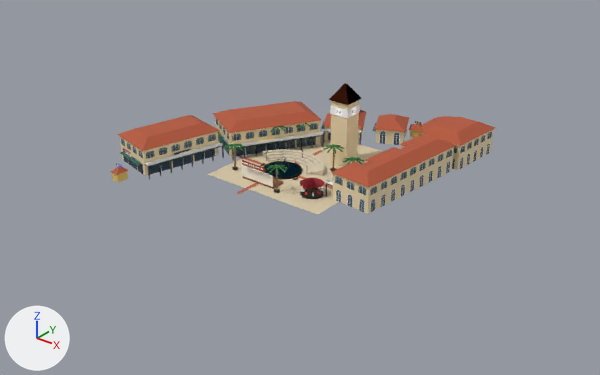
The glTF model game/models/hero/paseoherencia.glb, before and after one commit.
Camera for both pictures: a 50 mm lens placed at (138.9, -200.3, 106.3), pointed at (-1.2, -25.2, -2.2). Lighting does not change. The marker at lower left points along +X, +Y and +Z. The older version comes first. Objects named as collision shapes, trigger or cutter boxes, shadow casters or lower levels of detail are left out. Vertices at exactly the same position are counted once.

In view in the first picture: 'paseoherencia_lod0'.
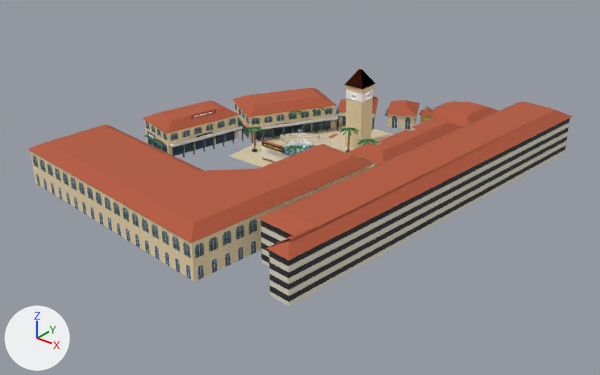
The change, as a list of edits to the scene's bpy script:
```text
Change mat_water:
    add mat_water.emission_strength = 1.0
Change mat_jet:
    add mat_jet.emission_strength = 1.0
Change me_paseoherencia_lod0:
    used by ob_paseoherencia_lod0; location = (-10.9, -13.1, 13.0); scale = (47.1, 47.1, 47.1)
    remove me_paseoherencia_lod0.from_pydata(...)  # 3221 vertices, 4377 faces; spans x -0.95..0.95, y -1.0..1.0, z -0.28..0.28
    add me_paseoherencia_lod0.from_pydata(...)  # 3856 vertices, 5118 faces; spans x -0.86..0.86, y -1.0..1.0, z -0.19..0.19
    me_paseoherencia_lod0 part 1: the loose piece of 50 vertices spanning x -0.93..-0.42, y -0.83..-0.2, z -0.28..-0.1 is scaled about its middle by 0.706, then moved by (0.04, 0.45, 0.05)
    me_paseoherencia_lod0 part 2: the loose piece of 50 vertices spanning x -0.71..-0.01, y -0.29..0.48, z -0.28..-0.1 is scaled about its middle by 0.706, then moved by (-0.06, 0.27, 0.05)
    me_paseoherencia_lod0 part 3: the loose piece of 12 vertices spanning x -0.19..0.14, y 0.38..0.77, z -0.28..-0.17 is scaled about its middle by 0.706, then moved by (-0.16, 0.13, 0.07)
    me_paseoherencia_lod0 part 4: the loose piece of 8 vertices spanning x 0.12..0.41, y 0.55..0.87, z -0.28..-0.17 is scaled about its middle by 0.706, then moved by (-0.24, 0.08, 0.07)
    me_paseoherencia_lod0 part 5: the loose piece of 18 vertices spanning x 0.55..0.94, y 0.51..0.92, z -0.28..-0.1 is scaled about its middle by 0.706, then moved by (-0.38, 0.08, 0.05)
    me_paseoherencia_lod0 part 6: the loose piece of 112 vertices spanning x 0.46..0.88, y -0.36..0.5, z -0.28..-0.1 is scaled about its middle by 0.706, then moved by (-0.36, 0.27, 0.05)
    me_paseoherencia_lod0 part 7: the loose piece of 8 vertices spanning x -0.72..-0.04, y -0.27..0.5, z -0.1..-0.05 is scaled about its middle by 0.706, then moved by (-0.05, 0.26, 0.02)
    me_paseoherencia_lod0 part 8: the loose piece of 12 vertices spanning x -0.21..0.16, y 0.36..0.79, z -0.17..-0.12 is scaled about its middle by 0.706, then moved by (-0.16, 0.13, 0.04)
    me_paseoherencia_lod0 part 9: the loose piece of 8 vertices spanning x 0.1..0.43, y 0.54..0.89, z -0.17..-0.12 is scaled about its middle by 0.706, then moved by (-0.24, 0.08, 0.04)
    me_paseoherencia_lod0 part 10: the loose piece of 12 vertices spanning x 0.54..0.95, y 0.49..0.93, z -0.1..-0.05 is scaled about its middle by 0.706, then moved by (-0.38, 0.08, 0.02)
    me_paseoherencia_lod0 part 11: the loose piece of 24 vertices spanning x 0.51..0.9, y -0.38..0.52, z -0.1..-0.05 is scaled about its middle by 0.706, then moved by (-0.37, 0.27, 0.02)
    me_paseoherencia_lod0 part 12: the loose piece of 8 vertices spanning x 0.18..0.34, y 0.06..0.22, z 0.17..0.28 is scaled about its middle by 0.705, then moved by (-0.24, 0.25, -0.07)
    me_paseoherencia_lod0 part 13: the loose piece of 8 vertices spanning x 0.32..0.47, y 0.78..0.93, z -0.22..-0.19 is scaled about its middle by (0.706, 0.706, 0.703), then moved by (-0.28, 0.04, 0.06)
    me_paseoherencia_lod0 part 14: a new loose piece, a box spanning x -0.024..0.066, y 0.348..0.438, z -0.195..0.12, in mat_wall (beige #f1dcb1)
    me_paseoherencia_lod0 part 15: a new loose piece, a box spanning x -0.026..0.068, y 0.345..0.44, z 0.052..0.091, in mat_clock (white #ffffff)
    me_paseoherencia_lod0 part 16: the loose piece of 41 vertices spanning x -0.11..0.16, y -0.34..-0.08, z -0.28..-0.26 is scaled about its middle by 0.706, then moved by (-0.17, 0.36, 0.08)
    me_paseoherencia_lod0 part 17: the loose piece of 29 vertices spanning x 0.31..0.46, y -0.43..-0.29, z -0.28..-0.27 is scaled about its middle by (0.706, 0.707, 0.7), then moved by (-0.28, 0.4, 0.08)
    me_paseoherencia_lod0 part 18: the loose piece of 41 vertices spanning x -0.1..0.14, y -0.33..-0.09, z -0.26 is scaled about its middle by (0.706, 0.706, 0.5), then moved by (-0.17, 0.36, 0.08)
    me_paseoherencia_lod0 part 19: 289 loose pieces with 2585 vertices, spanning x -0.95..0.9, y -1.0..0.99, z -0.28..0.17, are deleted
    me_paseoherencia_lod0 part 20: 3 vertices moved within x -0.14..-0.1, y 0.13..0.15, z -0.19; 18 vertices removed from x -0.14..-0.08, y 0.13..0.26, z -0.28..-0.19; 3222 vertices added at x -0.86..0.86, y -1.0..0.99, z -0.19..0.09
    other edits to the shape of me_paseoherencia_lod0 do not show in these pictures
    add me_paseoherencia_lod0.materials.append(mat_garage)  # pale yellow #e9e2d0
    add me_paseoherencia_lod0.materials.append(mat_spray)  # white #ffffff, glowing grey #a0aab3
    add me_paseoherencia_lod0.materials.append(mat_gap)  # dark grey #2a2d31
Change ob_paseoherencia_lod0:
    ob_paseoherencia_lod0.location: (-10.9, -13.1, 13.0) -> (-4.6, -18.5, 13.0)
    ob_paseoherencia_lod0.scale: (47.1, 47.1, 47.1) -> (66.7, 66.7, 66.7)
```

Pixel boxes (x1, y1, x2, y2) of what changed, in the pictures (600 x 375 px; the box of a moved part takes in the faces that stretch with it):
'paseoherencia_lod0', surface changed, reshaped, moved, rescaled (41% wider, 79% taller)
    before: (110, 83, 495, 215)
    after: (28, 69, 573, 306)
part 1 of me_paseoherencia_lod0, moved or reshaped
    before: (120, 131, 224, 179)
    after: (144, 115, 243, 156)
part 2 of me_paseoherencia_lod0, moved or reshaped
    before: (215, 117, 323, 160)
    after: (234, 102, 338, 143)
part 3 of me_paseoherencia_lod0, moved or reshaped
    before: (325, 126, 364, 142)
    after: (339, 112, 376, 126)
part 4 of me_paseoherencia_lod0, moved or reshaped
    before: (375, 129, 407, 145)
    after: (388, 114, 417, 129)
part 5 of me_paseoherencia_lod0, moved or reshaped (not visible afterwards)
    before: (452, 130, 493, 170)
part 6 of me_paseoherencia_lod0, moved or reshaped (mostly hidden afterwards)
    before: (325, 146, 454, 214)
    after: (350, 128, 416, 167)
part 7 of me_paseoherencia_lod0, moved or reshaped
    before: (213, 101, 322, 133)
    after: (232, 88, 336, 117)
part 8 of me_paseoherencia_lod0, moved or reshaped
    before: (323, 110, 366, 129)
    after: (337, 96, 378, 114)
part 9 of me_paseoherencia_lod0, moved or reshaped
    before: (374, 114, 409, 132)
    after: (387, 100, 420, 117)
part 10 of me_paseoherencia_lod0, moved or reshaped
    before: (422, 116, 495, 146)
    after: (433, 101, 499, 127)
part 11 of me_paseoherencia_lod0, moved or reshaped
    before: (331, 134, 457, 187)
    after: (347, 118, 462, 164)
part 12 of me_paseoherencia_lod0, moved or reshaped
    before: (329, 83, 362, 105)
    after: (344, 69, 376, 89)
part 13 of me_paseoherencia_lod0, moved or reshaped
    before: (409, 124, 423, 131)
    after: (419, 109, 433, 116)
part 14 of me_paseoherencia_lod0, added
    after: (345, 85, 373, 149)
part 15 of me_paseoherencia_lod0, added
    after: (346, 89, 374, 102)
part 16 of me_paseoherencia_lod0, moved or reshaped
    before: (263, 161, 302, 180)
    after: (280, 144, 314, 153)
part 17 of me_paseoherencia_lod0, moved or reshaped (not visible afterwards)
    before: (300, 188, 324, 199)
part 18 of me_paseoherencia_lod0, moved or reshaped
    before: (264, 162, 301, 177)
    after: (283, 144, 312, 156)
part 19 of me_paseoherencia_lod0, deleted
    before: (110, 100, 423, 215)
part 20 of me_paseoherencia_lod0, built on
    before: (300, 139, 302, 150)
    after: (28, 92, 573, 306)
